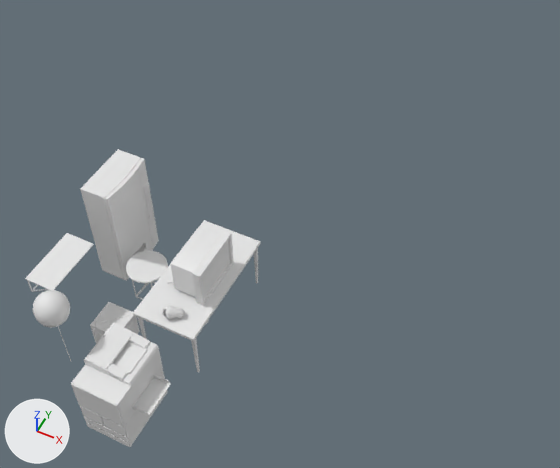
Renders of the Blender file Assets/Props/Props.blend from each side of a commit.
Both versions are drawn from a 50 mm camera at (3.46, -6.14, 10.35) aimed at (-0.53, 1.83, 0.38). Lighting does not change. The marker at lower left points along +X, +Y and +Z. The older version comes first.

The older version as bpy lines, for what is in view:
```python
me_circle = bpy.data.meshes.new('Circle')
me_circle.from_pydata(...)  # 186 vertices, 202 faces; spans x -0.334..0.334, y -0.331..0.335, z 0.0..0.698
me_cube_004 = bpy.data.meshes.new('Cube.004')
me_cube_004.from_pydata(...)  # 64 vertices, 70 faces; spans x 0.0..0.5, y -0.5..0.5, z 0.157..0.5
me_cube_006 = bpy.data.meshes.new('Cube.006')
me_cube_006.from_pydata(...)  # 378 vertices, 337 faces; spans x -0.503..0.541, y -0.513..0.513, z 0.0..1.387
me_cube_006.polygons.foreach_set('use_smooth', [True] * 337)
ob_chair_frame = bpy.data.objects.new('Chair_Frame', me_circle)
ob_chair_frame.location = (-2.0, 0.0, 0.0)
ob_copymachine = bpy.data.objects.new('CopyMachine', me_cube_006)
ob_copymachine.location = (-1.0, -2.0, 0.0)
ob_shelf = bpy.data.objects.new('Shelf', me_cube_004)
ob_shelf.location = (-3.0, -1.0, 1.0)
# also in view: 'Table' at (-1.0, 0.0, 0.5); 'Box' at (-2.0, -1.0, 0.25); 'VendingMachine' at (-2.73, 0.5, 1.0); 'TV' at (-1.01, 0.0, 1.35); 'Balloon' at (-2.0, -2.0, 1.47)
```
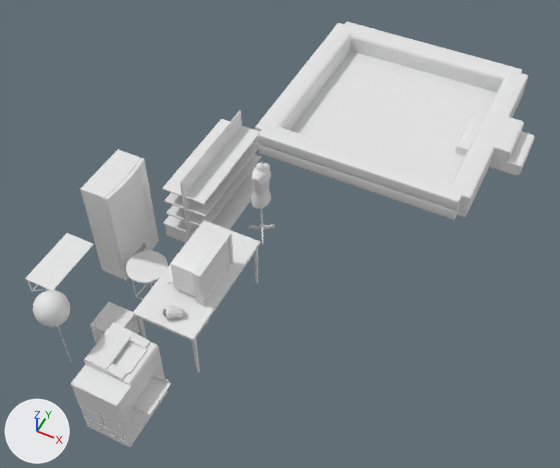
Edits to the scene script, one JSON object a line:
```json
{"op": "add", "block": "mat_material", "code": ["mat_material = principled_material('Material')", "mat_material.base_color = (0.8, 0.8, 0.8)  # white #e7e7e7"]}
{"op": "add", "block": "me_cube_009", "code": ["me_cube_009 = bpy.data.meshes.new('Cube.009')", "me_cube_009.from_pydata(...)  # 268 vertices, 257 faces; spans x -2.17..2.75, y -2.17..2.17, z 0.0..0.5", "me_cube_009.polygons.foreach_set('use_smooth', [True] * 257)"]}
{"op": "add", "block": "me_cube_008", "code": ["me_cube_008 = bpy.data.meshes.new('Cube.008')", "me_cube_008.from_pydata(...)  # 140 vertices, 122 faces; spans x -0.5..0.5, y -1.0..1.0, z 0.0..1.55", "me_cube_008.polygons.foreach_set('use_smooth', [True] * 122)"]}
{"op": "add", "block": "me_meshid0_name", "code": ["me_meshid0_name = bpy.data.meshes.new('meshId0_name')", "me_meshid0_name.from_pydata(...)  # 978 vertices, 1400 faces; spans x -0.22..0.27, y 0.0..1.73, z -0.25..0.18", "me_meshid0_name.materials.append(mat_material)  # white #e7e7e7"]}
{"op": "add", "block": "ob_ballpool", "code": ["ob_ballpool = bpy.data.objects.new('BallPool', me_cube_009)", "ob_ballpool.location = (0.0, 6.0, 0.0)"]}
{"op": "add", "block": "ob_shelf2", "code": ["ob_shelf2 = bpy.data.objects.new('Shelf2', me_cube_008)", "ob_shelf2.location = (-2.0, 2.2, 0.0)"]}
{"op": "add", "block": "ob_mannequin", "code": ["ob_mannequin = bpy.data.objects.new('Mannequin', me_meshid0_name)", "ob_mannequin.location = (-1.0, 2.0, 0.0)", "ob_mannequin.rotation_euler = (1.571, 0.0, 1.571)  # degrees (90, 0, 90)"]}
```

Changed parts and their boxes (x1, y1, x2, y2) in the pictures (560 x 468 px):
```json
{"object": "BallPool", "change": "added", "after": [255, 22, 535, 220]}
{"object": "Shelf2", "change": "added", "after": [162, 111, 261, 243]}
{"object": "Mannequin", "change": "added", "after": [249, 162, 275, 244]}
```
